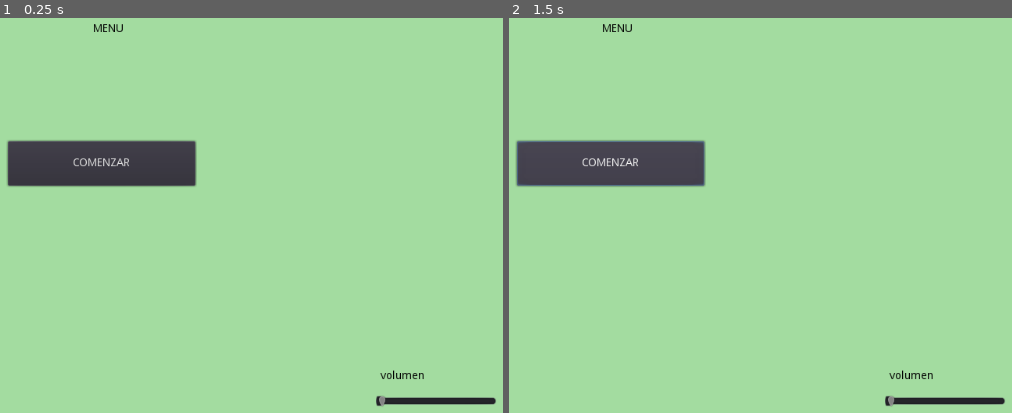
Above: before the commit, frames 1-2 (left to right).
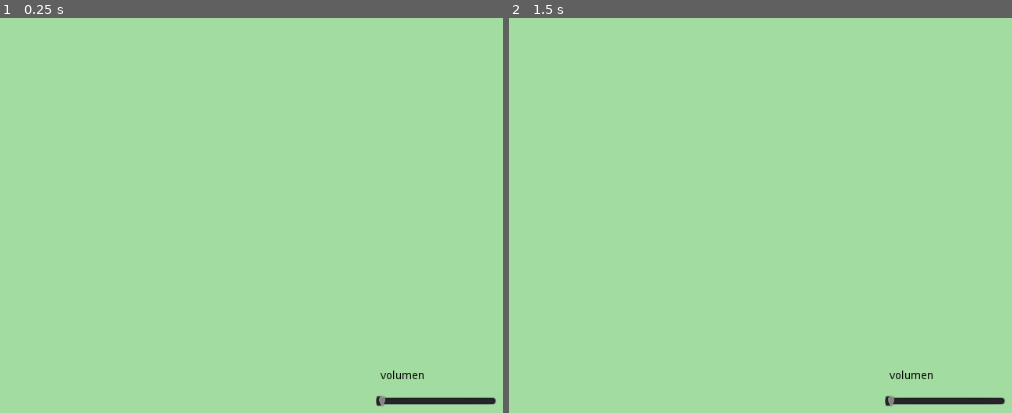
Above: after the commit, the same moments.

Repository: valenfernandez/Ing-videojuegos2021
Game: Godot game, scene res://scenes/Menu.tscn
Two runs of this game, one before a commit and one after it. Both use one fixed random seed, a clock stepped at 60 frames per second and the inputs below. The project has no main scene, so this scene is started directly.
Inputs (mouse positions are in pixels of both pictures, inside the frame that each line leads up to):
- Up to frame 1 (0.25 s): no input
- Up to frame 2 (1.5 s): click (609, 164) at 0.5 s, where only the run before the commit has a clickable "COMENZAR"; click (609, 164) at 1.25 s, where only the run before the commit has a clickable "COMENZAR"

The runs differ from the first frame. In frame 1, 4.6% of the frame differs, in the area x 1-40%, y 1-43%; in frame 2, 4.6%.

Commit message:
Señales conectadas y cambios en areas de colisión.
-Cambio de label en menu por Sprite y boton por boton texturizado.
-Cambiamos (subdividimos) areas de colision para las notas.
-Agregamos señales de entrada y salida de areas y señales de botones presionados
-Cambiamos funcion de calculo de score
-Se agrego label que avisa que una nota no fue capturada y se decremento la puntuacion

Diff:
--- a/producto/Divertango-v1/scenes/Mapa.tscn
+++ b/producto/Divertango-v1/scenes/Mapa.tscn
@@ -17,10 +17,10 @@
 }
 
 [node name="boton-teatro2" type="TextureButton" parent="."]
-margin_left = 738.248
-margin_top = 53.8937
-margin_right = 963.248
-margin_bottom = 278.894
+margin_left = 741.811
+margin_top = 52.1119
+margin_right = 966.811
+margin_bottom = 277.112
 disabled = true
 texture_normal = ExtResource( 1 )
 texture_disabled = ExtResource( 2 )
@@ -29,10 +29,10 @@
 }
 
 [node name="boton-teatro3" type="TextureButton" parent="."]
-margin_left = 381.888
-margin_top = 151.893
-margin_right = 606.888
-margin_bottom = 376.893
+margin_left = 382.0
+margin_top = 152.0
+margin_right = 607.0
+margin_bottom = 379.0
 disabled = true
 texture_normal = ExtResource( 1 )
 texture_disabled = ExtResource( 2 )
--- a/producto/Divertango-v1/scenes/Menu.tscn
+++ b/producto/Divertango-v1/scenes/Menu.tscn
@@ -1,22 +1,6 @@
 [gd_scene format=2]
 
 [node name="Node2D" type="Node2D"]
-
-[node name="Label" type="Label" parent="."]
-anchor_right = 0.377
-margin_left = 475.145
-margin_top = 66.3241
-margin_right = 623.145
-margin_bottom = 116.324
-rect_min_size = Vector2( 50, 50 )
-rect_pivot_offset = Vector2( -45.1655, 256.301 )
-size_flags_stretch_ratio = 0.0
-custom_colors/font_color = Color( 0, 0, 0, 1 )
-text = "MENU"
-percent_visible = -0.25
-__meta__ = {
-"_edit_use_anchors_": false
-}
 
 [node name="HSlider" type="HSlider" parent="."]
 margin_left = 837.315
@@ -38,12 +22,13 @@
 "_edit_use_anchors_": false
 }
 
-[node name="Button" type="Button" parent="."]
-margin_left = 366.299
-margin_top = 216.633
-margin_right = 606.299
-margin_bottom = 273.633
-text = "COMENZAR"
+[node name="BotonComenzar" type="TextureButton" parent="."]
+margin_left = 396.0
+margin_top = 177.0
+margin_right = 553.0
+margin_bottom = 235.0
 __meta__ = {
 "_edit_use_anchors_": false
 }
+
+[node name="Menu" type="Sprite" parent="."]
--- a/producto/Divertango-v1/scenes/Musicos.tscn
+++ b/producto/Divertango-v1/scenes/Musicos.tscn
@@ -16,10 +16,10 @@
 }
 
 [node name="musico2" type="TextureButton" parent="."]
-margin_left = 427.45
-margin_top = 184.634
-margin_right = 558.45
-margin_bottom = 462.634
+margin_left = 477.904
+margin_top = 172.861
+margin_right = 608.904
+margin_bottom = 450.861
 texture_normal = ExtResource( 1 )
 expand = true
 __meta__ = {
@@ -27,10 +27,10 @@
 }
 
 [node name="musico3" type="TextureButton" parent="."]
-margin_left = 757.081
-margin_top = 147.635
-margin_right = 888.081
-margin_bottom = 425.635
+margin_left = 758.763
+margin_top = 144.271
+margin_right = 889.763
+margin_bottom = 422.271
 texture_normal = ExtResource( 1 )
 expand = true
 __meta__ = {
--- a/producto/Divertango-v1/scenes/Ritmico.tscn
+++ b/producto/Divertango-v1/scenes/Ritmico.tscn
@@ -10,13 +10,13 @@
 [ext_resource path="res://scripts/Ritmico.gd" type="Script" id=8]
 
 [sub_resource type="RectangleShape2D" id=1]
-extents = Vector2( 392.855, 334.203 )
+extents = Vector2( 392.855, 65.0046 )
 
 [sub_resource type="RectangleShape2D" id=2]
-extents = Vector2( 916.663, 317.952 )
+extents = Vector2( 1047.62, 65.0046 )
 
 [sub_resource type="RectangleShape2D" id=3]
-extents = Vector2( 1964.28, 317.952 )
+extents = Vector2( 1571.41, 65.0046 )
 
 [node name="Node2D" type="Node2D"]
 script = ExtResource( 8 )
@@ -31,19 +31,85 @@
 scale = Vector2( 0.0152728, 0.492273 )
 texture = ExtResource( 2 )
 
-[node name="Area2D-Perfect" type="Area2D" parent="linea"]
+[node name="AreaBlanca-Perfect" type="Area2D" parent="linea"]
 
-[node name="CollisionShape2D" type="CollisionShape2D" parent="linea/Area2D-Perfect"]
+[node name="CollisionShape2D" type="CollisionShape2D" parent="linea/AreaBlanca-Perfect"]
+position = Vector2( -130.969, -252.947 )
 shape = SubResource( 1 )
 
-[node name="Area2D-Good" type="Area2D" parent="linea"]
+[node name="AreaBlanca-Good" type="Area2D" parent="linea"]
+position = Vector2( -3273.79, 7.07129 )
+scale = Vector2( 1.02959, 1 )
 
-[node name="CollisionShape2D" type="CollisionShape2D" parent="linea/Area2D-Good"]
+[node name="CollisionShape2D" type="CollisionShape2D" parent="linea/AreaBlanca-Good"]
+position = Vector2( 3666.64, -260.018 )
 shape = SubResource( 2 )
 
-[node name="Area2D" type="Area2D" parent="linea"]
+[node name="AreaBlanca-OK" type="Area2D" parent="linea"]
+position = Vector2( -13226.1, -106.687 )
 
-[node name="CollisionShape2D" type="CollisionShape2D" parent="linea/Area2D"]
+[node name="CollisionShape2D" type="CollisionShape2D" parent="linea/AreaBlanca-OK"]
+position = Vector2( 14666.6, -146.26 )
+shape = SubResource( 3 )
+
+[node name="AreaNegra-Perfect" type="Area2D" parent="linea"]
+
+[node name="CollisionShape2D" type="CollisionShape2D" parent="linea/AreaNegra-Perfect"]
+position = Vector2( -130.969, -127.001 )
+shape = SubResource( 1 )
+
+[node name="AreaNegra-Good" type="Area2D" parent="linea"]
+position = Vector2( -7988.06, 283.341 )
+
+[node name="CollisionShape2D" type="CollisionShape2D" parent="linea/AreaNegra-Good"]
+position = Vector2( 8380.92, -406.279 )
+shape = SubResource( 2 )
+
+[node name="AreaNegra-OK" type="Area2D" parent="linea"]
+position = Vector2( -13226.1, -106.687 )
+
+[node name="CollisionShape2D" type="CollisionShape2D" parent="linea/AreaNegra-OK"]
+position = Vector2( 14666.6, -16.2511 )
+shape = SubResource( 3 )
+
+[node name="AreaCorchea-Perfect" type="Area2D" parent="linea"]
+
+[node name="CollisionShape2D" type="CollisionShape2D" parent="linea/AreaCorchea-Perfect"]
+position = Vector2( -130.969, 3.00854 )
+shape = SubResource( 1 )
+
+[node name="AreaCorchea-Good" type="Area2D" parent="linea"]
+position = Vector2( -10083.3, 137.08 )
+
+[node name="CollisionShape2D" type="CollisionShape2D" parent="linea/AreaCorchea-Good"]
+position = Vector2( 10476.1, -136.103 )
+shape = SubResource( 2 )
+
+[node name="AreaCorchea-OK" type="Area2D" parent="linea"]
+position = Vector2( -13226.1, -106.687 )
+
+[node name="CollisionShape2D" type="CollisionShape2D" parent="linea/AreaCorchea-OK"]
+position = Vector2( 14666.6, 107.664 )
+shape = SubResource( 3 )
+
+[node name="AreaSemiCorchea-Perfect2" type="Area2D" parent="linea"]
+
+[node name="CollisionShape2D" type="CollisionShape2D" parent="linea/AreaSemiCorchea-Perfect2"]
+position = Vector2( -130.969, 133.018 )
+shape = SubResource( 1 )
+
+[node name="AreaSemiCorchea-Good2" type="Area2D" parent="linea"]
+position = Vector2( -10083.3, 137.08 )
+
+[node name="CollisionShape2D" type="CollisionShape2D" parent="linea/AreaSemiCorchea-Good2"]
+position = Vector2( 10476.1, -4.06277 )
+shape = SubResource( 2 )
+
+[node name="AreaSemiCorchea-OK" type="Area2D" parent="linea"]
+position = Vector2( -13226.1, -106.687 )
+
+[node name="CollisionShape2D" type="CollisionShape2D" parent="linea/AreaSemiCorchea-OK"]
+position = Vector2( 14666.6, 239.704 )
 shape = SubResource( 3 )
 
 [node name="carriles" type="Sprite" parent="."]
@@ -97,3 +163,33 @@
 }
 
 [node name="Conductor" parent="." instance=ExtResource( 7 )]
+
+[node name="score" type="Label" parent="."]
+margin_left = 24.0
+margin_top = 16.0
+margin_right = 144.0
+margin_bottom = 56.0
+__meta__ = {
+"_edit_use_anchors_": false
+}
+
+[connection signal="area_entered" from="linea/AreaBlanca-Perfect" to="." method="check_collision_perfect"]
+[connection signal="area_exited" from="linea/AreaBlanca-Perfect" to="." method="area_exited"]
+[connection signal="area_entered" from="linea/AreaBlanca-Good" to="." method="check_collision_good"]
+[connection signal="area_entered" from="linea/AreaBlanca-OK" to="." method="check_collision_okay"]
+[connection signal="area_entered" from="linea/AreaNegra-Perfect" to="." method="check_collision_perfect"]
+[connection signal="area_exited" from="linea/AreaNegra-Perfect" to="." method="area_exited"]
+[connection signal="area_entered" from="linea/AreaNegra-Good" to="." method="check_collision_good"]
+[connection signal="area_entered" from="linea/AreaNegra-OK" to="." method="check_collision_okay"]
+[connection signal="area_entered" from="linea/AreaCorchea-Perfect" to="." method="check_collision_perfect"]
+[connection signal="area_exited" from="linea/AreaCorchea-Perfect" to="." method="area_exited"]
+[connection signal="area_entered" from="linea/AreaCorchea-Good" to="." method="check_collision_good"]
+[connection signal="area_entered" from="linea/AreaCorchea-OK" to="." method="check_collision_okay"]
+[connection signal="area_entered" from="linea/AreaSemiCorchea-Perfect2" to="." method="check_collision_perfect"]
+[connection signal="area_exited" from="linea/AreaSemiCorchea-Perfect2" to="." method="area_exited"]
+[connection signal="area_entered" from="linea/AreaSemiCorchea-Good2" to="." method="check_collision_good"]
+[connection signal="area_entered" from="linea/AreaSemiCorchea-OK" to="." method="check_collision_okay"]
+[connection signal="pressed" from="blanca" to="." method="_on_blanca_pressed"]
+[connection signal="pressed" from="negra" to="." method="_on_negra_pressed"]
+[connection signal="pressed" from="semicorchea" to="." method="_on_semicorchea_pressed"]
+[connection signal="pressed" from="corchea" to="." method="_on_corchea_pressed"]
--- a/producto/Divertango-v1/scripts/Notas_Musicales.gd
+++ b/producto/Divertango-v1/scripts/Notas_Musicales.gd
@@ -59,15 +59,19 @@
 	$AnimatedSprite.visible = false
 	$Timer.start()
 	hit = true
-	if score == 3: # ver si vamos a hacer el score asi.
-		$Node2D/Label.text = "GREAT"
+	if score == 3:
+		$Node2D/Label.text = "PERFECTO"
 		$Node2D/Label.modulate = Color("f6d6bd")
 	elif score == 2:
-		$Node2D/Label.text = "GOOD"
+		$Node2D/Label.text = "BIEN"
 		$Node2D/Label.modulate = Color("c3a38a")
 	elif score == 1:
 		$Node2D/Label.text = "OKAY"
 		$Node2D/Label.modulate = Color("997577")
+	else:
+		$Node2D/Label.text = "NOTA PERDIDA"
+		$Node2D/Label.modulate = Color("997577") #CAMBIAR
+
 
 
 func _on_Timer_timeout():
--- a/producto/Divertango-v1/scripts/Ritmico.gd
+++ b/producto/Divertango-v1/scripts/Ritmico.gd
@@ -1,10 +1,13 @@
 extends Node2D
 
 
+var perfect_area = false
+var good_area = false
+var okay_area = false
+var current_note =null
+
 var score = 0
-var combo = 0
-
-var max_combo = 0
+
 var great = 0
 var good = 0
 var okay = 0
@@ -26,6 +29,7 @@
 var rand = 0
 var note = load("res://scenes/Notas_Musicales.tscn")
 var instance
+#var current note
 
 
 func _ready():
@@ -135,15 +139,53 @@
 		instance = note.instance()
 		instance.initialize(lane)
 		add_child(instance)
-
-
-
-func increment_score(by):  #ver si nuestros puntos van a ser asi 3 2 1 o si hacemos puntajes mas altos
-	if by > 0:
-		combo += 1
+	# current_note = intance
+	# podemos hacer que aparezcan tres notas a la vez, por ahi es muy complicado para jugar.
+
+
+func check_collision_perfect(area):
+	#funcion que devuelve si la nota esta colisionando area perfect.
+	# if area.is_in_group("note"):
+	# que nota colisiona con esta area?
+	perfect_area = true
+	return
+
+func check_collision_good(area):
+	#funcion que devuelve si la nota esta colisionando area good.
+	good_area= true
+	return
+
+func check_collision_okay(area):
+	#funcion que devuelve si la nota esta colisionando area ok.
+	okay_area = true
+	return
+
+
+func check_player_action():
+	#cuando se apreta un boton chequea si hay colision y
+	# dependiendo de que colision hay da puntos (llama a increment score)
+	#if boton apretado
+	if current_note != null:
+		if perfect_area:
+			increment_score(3)
+			current_note.destroy(3)
+		elif good_area:
+			increment_score(2)
+			current_note.destroy(2)
+		elif okay_area:
+			increment_score(1)
+			current_note.destroy(1)
+		_reset()
 	else:
-		combo = 0
-
+		increment_score(-1) #por ahi se puede añadir un aviso (cartel o label de "le erraste")
+
+func _reset():
+	current_note = null
+	perfect_area = false
+	good_area = false
+	okay_area = false
+
+func increment_score(by):
 	if by == 3:
 		great += 1
 	elif by == 2:
@@ -152,18 +194,31 @@
 		okay += 1
 	else:
 		missed += 1
-
-
-	score += by * combo
-	$Label.text = str(score)
-	if combo > 0:
-		$Combo.text = str(combo) + " combo!"
-		if combo > max_combo:
-			max_combo = combo
-	else:
-		$Combo.text = ""
-
-
-func reset_combo():
-	combo = 0
-	$Combo.text = ""
+	score += by
+	$score.text = str(score)
+
+
+
+func _on_blanca_pressed():
+	# nombre_boton_apretado= "blanca"
+	# chequear colision de ese tipo de nota/carril con una de las areas.
+
+	pass
+
+
+func _on_negra_pressed():
+	pass # Replace with function body.
+
+
+func _on_semicorchea_pressed():
+	pass # Replace with function body.
+
+
+func _on_corchea_pressed():
+	pass # Replace with function body.
+
+
+func area_exited(area): # la nota paso y no se apreto ningun boton.
+	increment_score(-2)
+	current_note.destroy(-1)
+	pass # Replace with function body.
